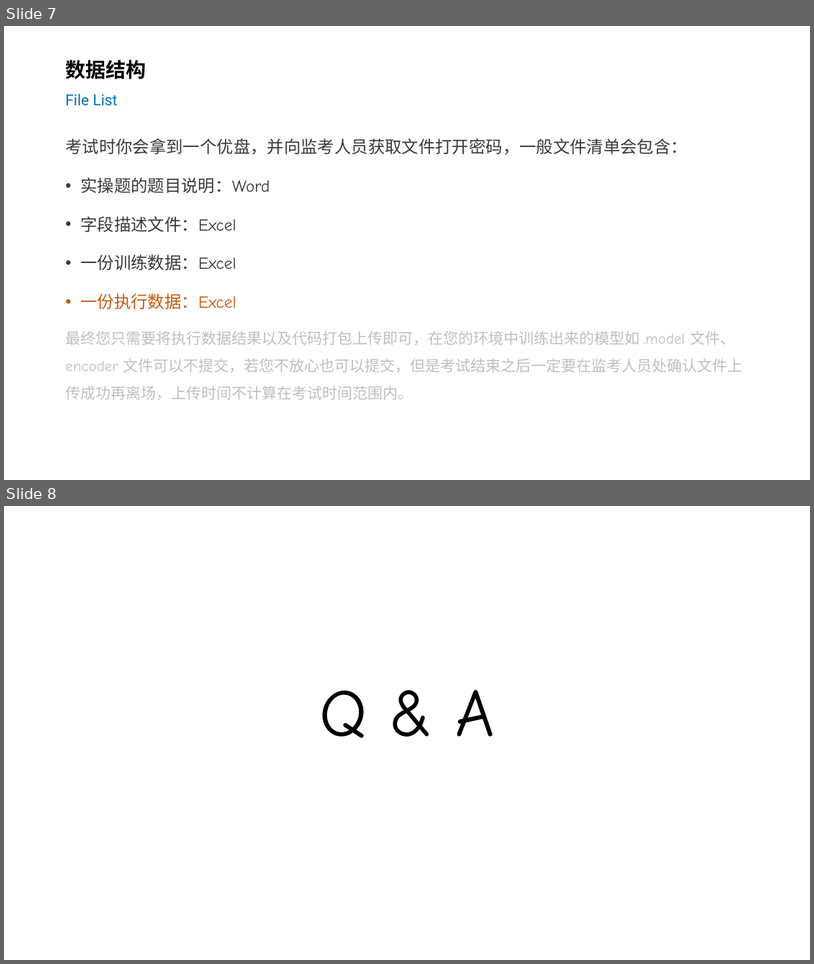
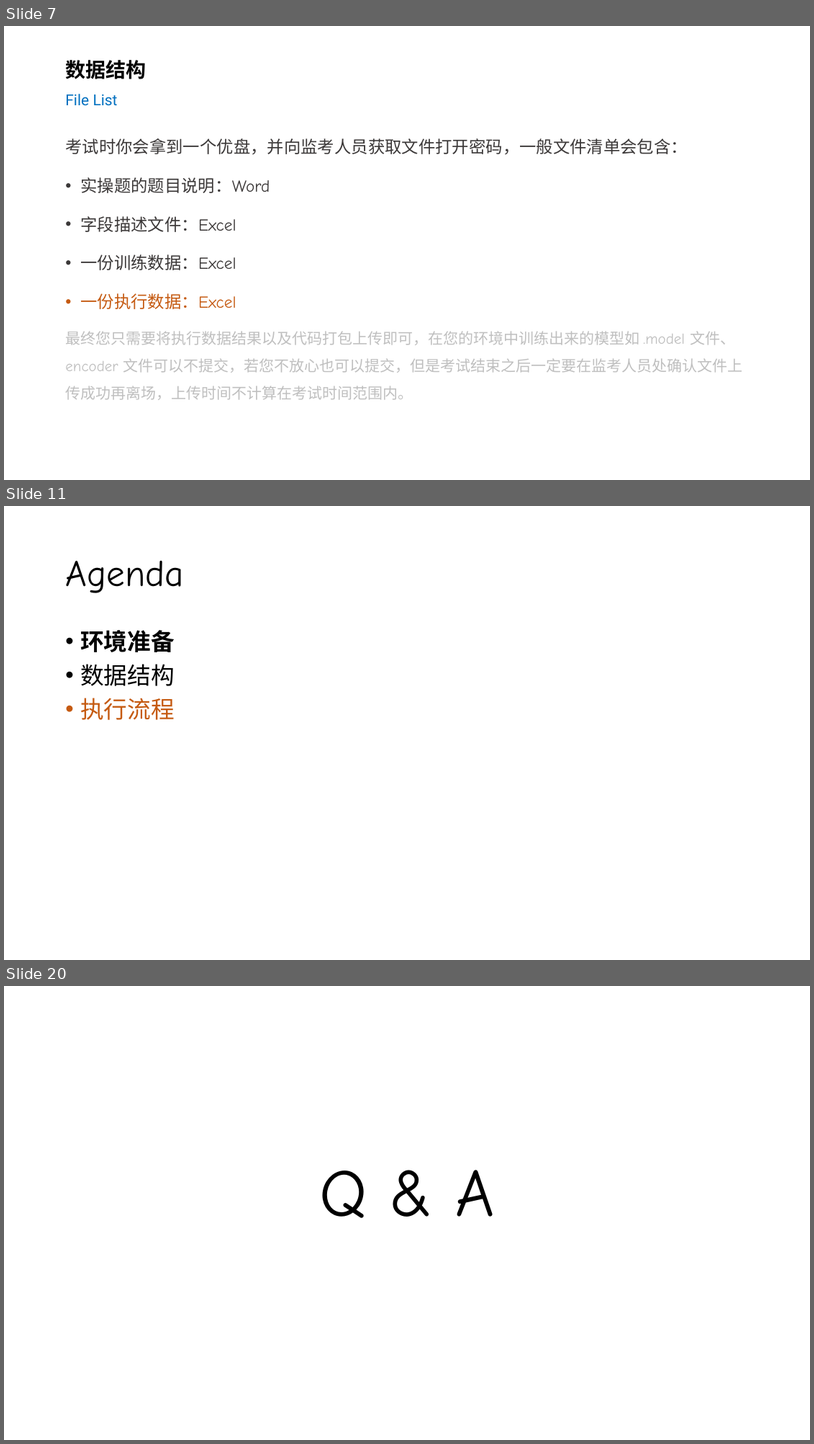
Before and after one commit to silentbalanceyh/cda-exam, a slide deck: ppt/01.基本准备.pptx. Shown one above the other, each under a label of ours: slides 7 and 8 before the commit, slides 7, 11 and 20 after it; the slides between them are not shown. The pictures are 814x964 and 814x1444 pixels, drawn with LibreOffice and Linux fonts; fonts in the diff are those of the drawing; background and template pictures are left out. Boxes give left, top, right and bottom in pixels: in the first picture for what was removed or moved away, otherwise in the second. Text is boxed around its words. In the diff, an @@ line names an element or a change of style, - is before the commit and + after.

```diff
--- a/ppt/01.基本准备.pptx
+++ b/ppt/01.基本准备.pptx
@@ slide 11 added at (x1=4, y1=506, x2=810, y2=960), background #FFFFFF @@
@@ title added at (x1=65, y1=561, x2=184, y2=593), 44 pt, text #000000 @@
+Agenda
@@ text added at (x1=80, y1=630, x2=244, y2=720), 28 pt, text #000000 @@
+• 环境准备
+• 数据结构
+• 执行流程异视界
@@ what was slide 8 is now slide 20 @@
```
Also in this commit, not shown: 11 other slides added.
